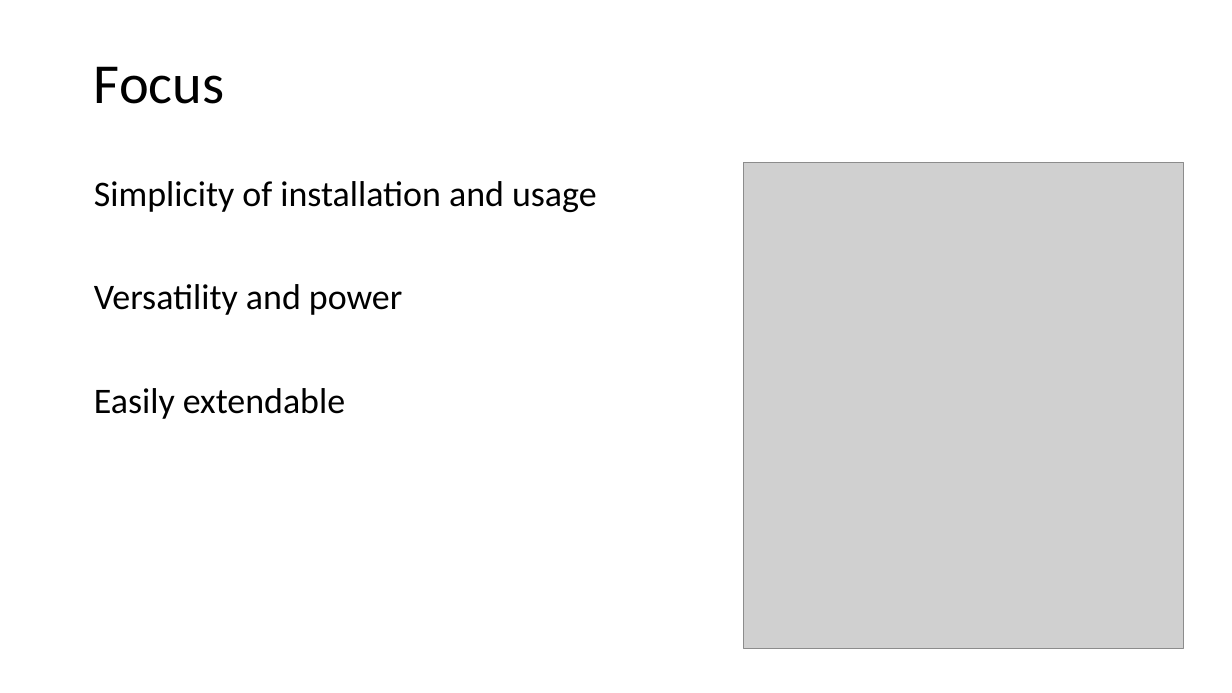
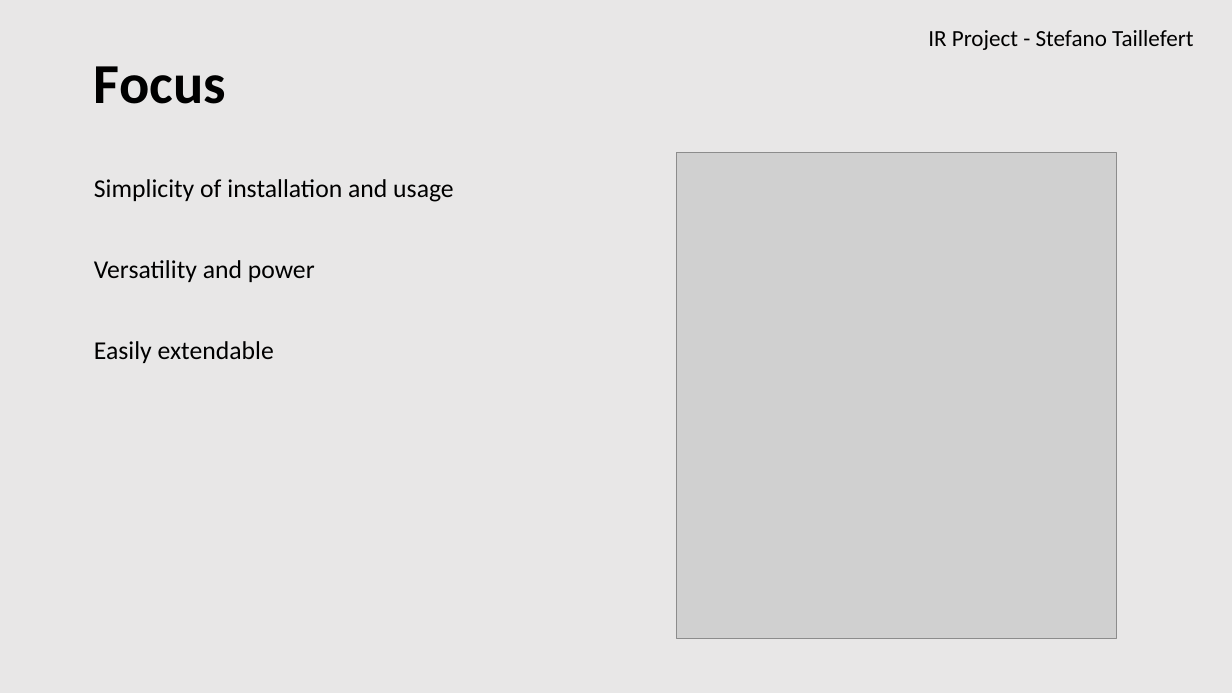
Before and after one commit to Steeven9/IR-project, a slide deck: slide 3 of docs/Project presentation.pptx. Drawn at 1232x693 pixels with LibreOffice and Linux fonts; fonts in the diff are those of the drawing; grey boxes stand for pictures. Boxes give left, top, right and bottom in pixels: in the first picture for what was removed or moved away, otherwise in the second. Text is boxed around its words. In the diff, an @@ line names an element or a change of style, - is before the commit and + after.

```diff
--- a/docs/Project presentation.pptx
+++ b/docs/Project presentation.pptx
@@ background #FFFFFF to #E9E7E7 @@
@@ title "Focus" at [94,66,226,104]: bold on @@
@@ text added at [928,30,1193,50], 18 pt, text #000000 @@
+IR Project - Stefano Taillefert
@@ text "Simplicity of installation and usage" at [94,179,454,363]: size 28 to 20 pt @@
@@ picture: place and size @@
-picture at [744,163,1185,649]
+picture at [677,152,1117,639]
```
Also in this commit, not shown: 7 other slides changed, 3 slides added, 1 slide removed, 3 other files.
